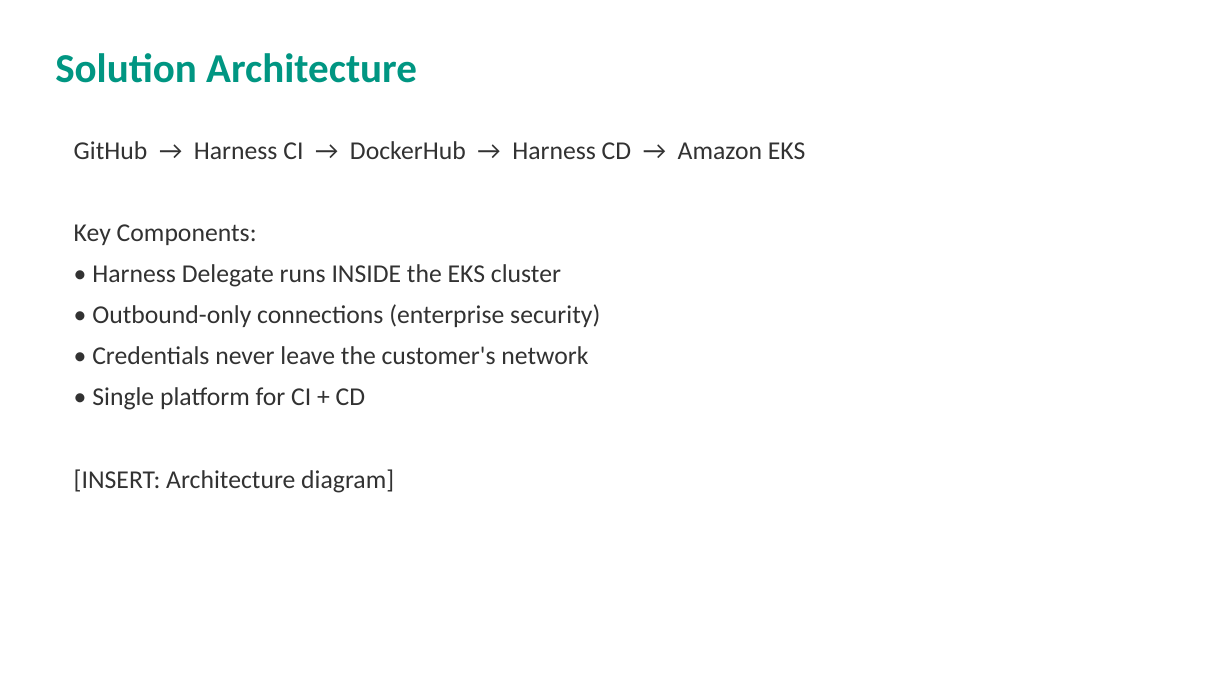
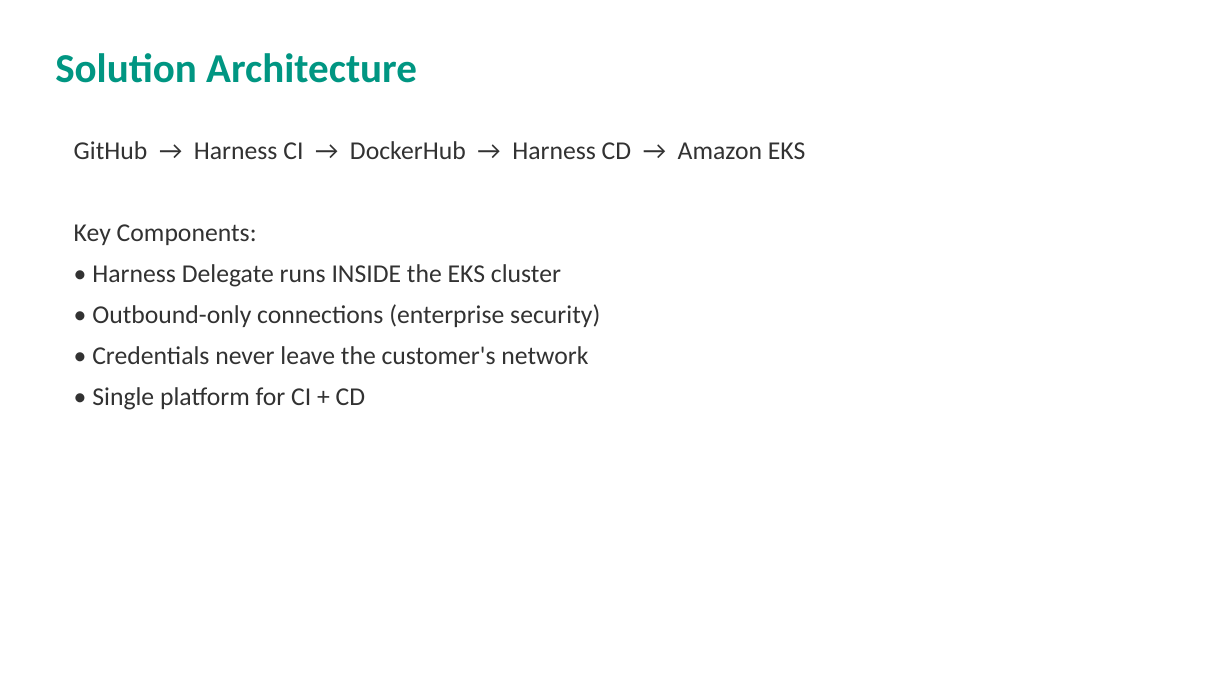
Before and after one commit to aashime/harness-ci-lab, a slide deck: slide 5 of Harness_Lab_Presentation.pptx. Drawn at 1232x693 pixels with LibreOffice and Linux fonts; fonts in the diff are those of the drawing. Boxes give left, top, right and bottom in pixels: in the first picture for what was removed or moved away, otherwise in the second. Text is boxed around its words. In the diff, an @@ line names an element or a change of style, - is before the commit and + after.

```diff
--- a/Harness_Lab_Presentation.pptx
+++ b/Harness_Lab_Presentation.pptx
@@ text at [74, 469, 394, 493]: paragraph removed @@
-[INSERT: Architecture diagram]
```
Also in this commit, not shown: 5 other slides changed.
